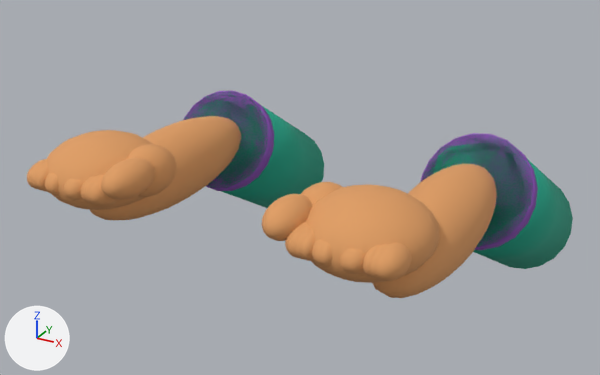
One commit to the Blender file ArtSource/Generated/FestivalHands.blend: the scene before it, then after it.
One viewpoint serves both versions: a camera (50 mm lens) standing at (0.883, -2.128, 0.444) and looking at (-0.059, -0.414, -0.413). Every picture has the same lights, and +X, +Y and +Z are marked at lower left. The older version comes first.

The scene before the commit, as lines of its bpy script (objects in view):
```python
me_handssleeve_1mesh = bpy.data.meshes.new('HandsSleeve_1Mesh')
me_handssleeve_1mesh.from_pydata(...)  # 80 vertices, 44 faces; spans x -0.157..0.922, y -0.278..0.278, z -0.245..0.245
me_handssleeve_1mesh.polygons.foreach_set('use_smooth', [True] * 44)
me_handssleeve_1mesh.materials.append(mat_festivalpalette)  # picture img_festivalpalette_png
me_handssleeve_2mesh = bpy.data.meshes.new('HandsSleeve_2Mesh')
me_handssleeve_2mesh.from_pydata(...)  # 80 vertices, 44 faces; spans x -0.122..0.887, y -0.259..0.259, z -0.215..0.215
me_handssleeve_2mesh.polygons.foreach_set('use_smooth', [True] * 44)
me_handssleeve_2mesh.materials.append(mat_festivalpalette)  # picture img_festivalpalette_png
me_handssleeve_3mesh = bpy.data.meshes.new('HandsSleeve_3Mesh')
me_handssleeve_3mesh.from_pydata(...)  # 160 vertices, 88 faces; spans x -0.147..0.912, y -0.279..0.272, z -0.236..0.246
me_handssleeve_3mesh.polygons.foreach_set('use_smooth', [True] * 88)
me_handssleeve_3mesh.materials.append(mat_festivalpalette)  # picture img_festivalpalette_png
ob_handssleeve_1 = bpy.data.objects.new('HandsSleeve_1', me_handssleeve_1mesh)
ob_handssleeve_1.location = (-0.383, -0.105, -0.495)
ob_handssleeve_2 = bpy.data.objects.new('HandsSleeve_2', me_handssleeve_2mesh)
ob_handssleeve_2.location = (-0.383, -0.105, -0.495)
ob_handssleeve_3 = bpy.data.objects.new('HandsSleeve_3', me_handssleeve_3mesh)
ob_handssleeve_3.location = (-0.383, -0.105, -0.495)
# also in view: 'HandsSkin_1' at (0.0, -0.617, -0.318); 'HandsSkin_0' at (0.0, -0.617, -0.318); 'HandsSkin_2' at (0.0, -0.617, -0.318); 'HandsSleeve_0' at (0.0, -0.105, -0.495)
```
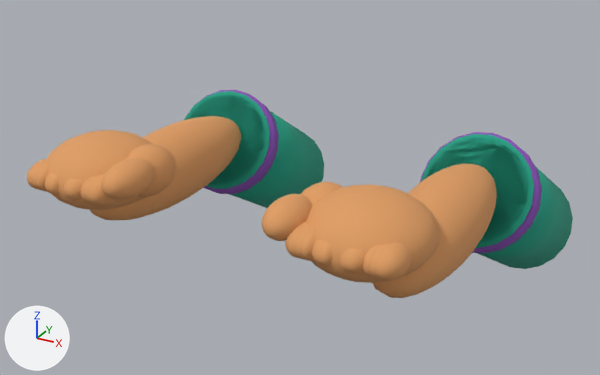
Edits to the scene script, one JSON object a line:
```json
{"block": "me_handssleeve_1mesh", "where": "# used by ob_handssleeve_1; location = (-0.383, -0.105, -0.495)"}
{"op": "remove", "block": "me_handssleeve_1mesh", "code": "me_handssleeve_1mesh.from_pydata(...)  # 80 vertices, 44 faces; spans x -0.157..0.922, y -0.278..0.278, z -0.245..0.245"}
{"op": "add", "block": "me_handssleeve_1mesh", "code": "me_handssleeve_1mesh.from_pydata(...)  # 176 vertices, 100 faces; spans x -0.157..0.922, y -0.278..0.278, z -0.245..0.245"}
{"block": "me_handssleeve_1mesh", "change": "me_handssleeve_1mesh part 1: the loose piece of 40 vertices spanning x -0.157..0.157, y -0.278..0.278, z -0.245..0.245 is copied, and the copy is multiplied about its middle by the matrix ((1.052, 0.06, -0.036), (0.06, 0.358, 0.426), (-0.036, 0.426, 0.797)), then moved by (0.015, -0.175, 0.107); it spans x -0.134..0.164, y -0.271..-0.079, z -0.031..0.245"}
{"block": "me_handssleeve_1mesh", "change": "me_handssleeve_1mesh part 2: the loose piece of 40 vertices spanning x 0.608..0.922, y -0.278..0.278, z -0.245..0.245 is copied, and the copy is multiplied about its middle by the matrix ((1.052, -0.06, 0.036), (-0.06, 0.358, 0.426), (0.036, 0.426, 0.797)), then moved by (-0.015, -0.175, 0.107); it spans x 0.601..0.899, y -0.271..-0.079, z -0.031..0.245"}
{"block": "me_handssleeve_1mesh", "change": "other edits to the shape of me_handssleeve_1mesh do not show in these pictures"}
{"block": "me_handssleeve_3mesh", "where": "# used by ob_handssleeve_3; location = (-0.383, -0.105, -0.495)"}
{"op": "remove", "block": "me_handssleeve_3mesh", "code": "me_handssleeve_3mesh.from_pydata(...)  # 160 vertices, 88 faces; spans x -0.147..0.912, y -0.279..0.272, z -0.236..0.246"}
{"op": "add", "block": "me_handssleeve_3mesh", "code": "me_handssleeve_3mesh.from_pydata(...)  # 176 vertices, 100 faces; spans x -0.147..0.912, y -0.272..0.272, z -0.236..0.236"}
{"block": "me_handssleeve_3mesh", "change": "me_handssleeve_3mesh part 3: the loose piece of 40 vertices spanning x -0.127..0.159, y -0.279..-0.097, z -0.017..0.246 is multiplied about its middle by the matrix ((0.973, -0.009, 0.006), (-0.009, 1.083, -0.068), (0.006, -0.068, 1.013)), then moved by (-0.001, 0.013, -0.008)"}
{"block": "me_handssleeve_3mesh", "change": "me_handssleeve_3mesh part 4: the loose piece of 40 vertices spanning x 0.606..0.892, y -0.279..-0.097, z -0.017..0.246 is multiplied about its middle by the matrix ((0.973, 0.009, -0.006), (0.009, 1.083, -0.068), (-0.006, -0.068, 1.013)), then moved by (0.001, 0.013, -0.008)"}
{"block": "me_handssleeve_3mesh", "change": "other edits to the shape of me_handssleeve_3mesh do not show in these pictures"}
```

Changed parts and their boxes [x1, y1, x2, y2] in the pictures (600 x 375 px; the box of a moved part takes in the faces that stretch with it):
```json
{"object": "HandsSleeve_1", "change": "reshaped", "before": [185, 92, 573, 269], "after": [184, 90, 573, 269]}
{"part": 1, "of": "me_handssleeve_1mesh", "change": "added", "after": [189, 90, 279, 194]}
{"part": 2, "of": "me_handssleeve_1mesh", "change": "added", "after": [420, 132, 542, 254]}
{"part": 3, "of": "me_handssleeve_3mesh", "change": "moved or reshaped", "before": [184, 91, 274, 191], "on screen": "not visible afterwards"}
{"part": 4, "of": "me_handssleeve_3mesh", "change": "moved or reshaped", "before": [421, 133, 538, 250], "on screen": "not visible afterwards"}
```
